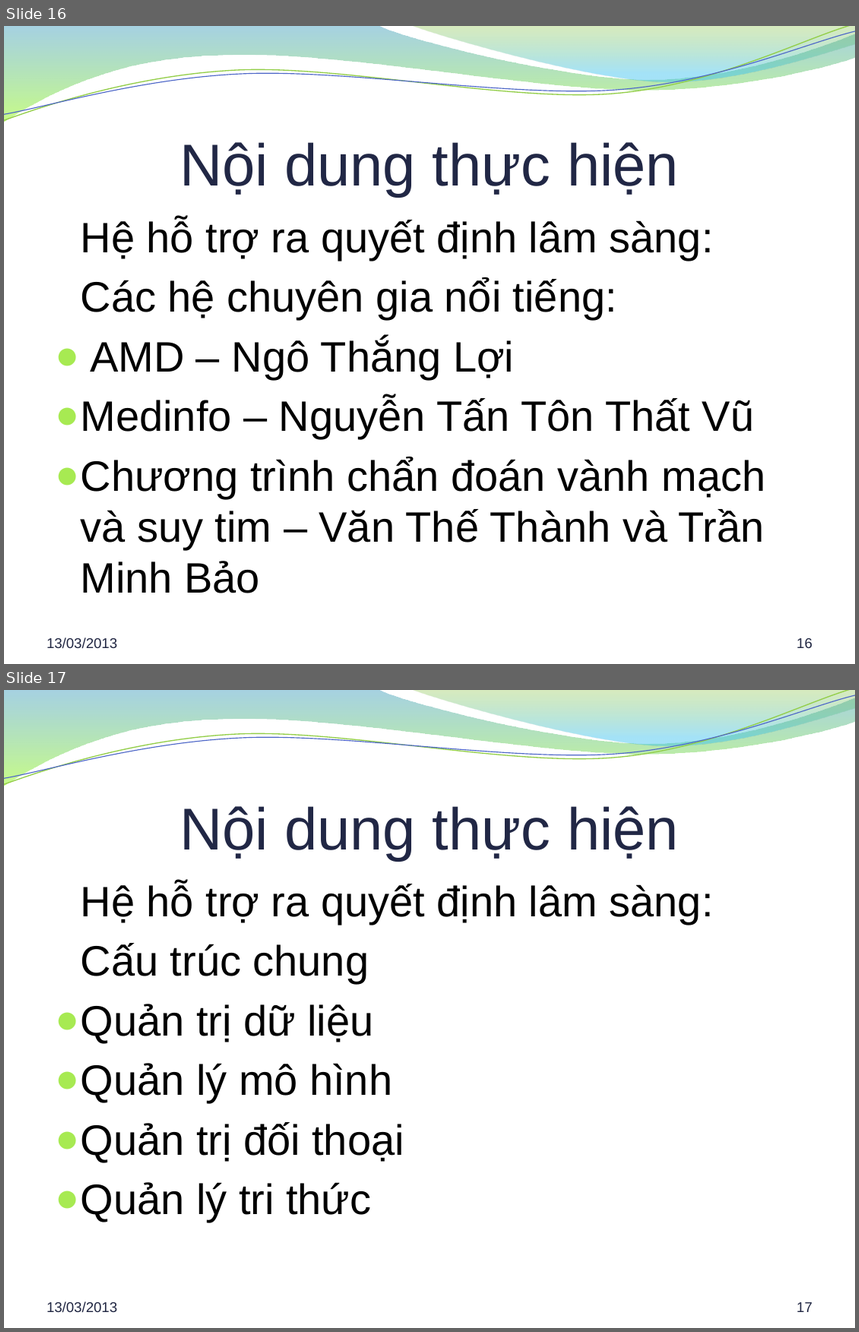
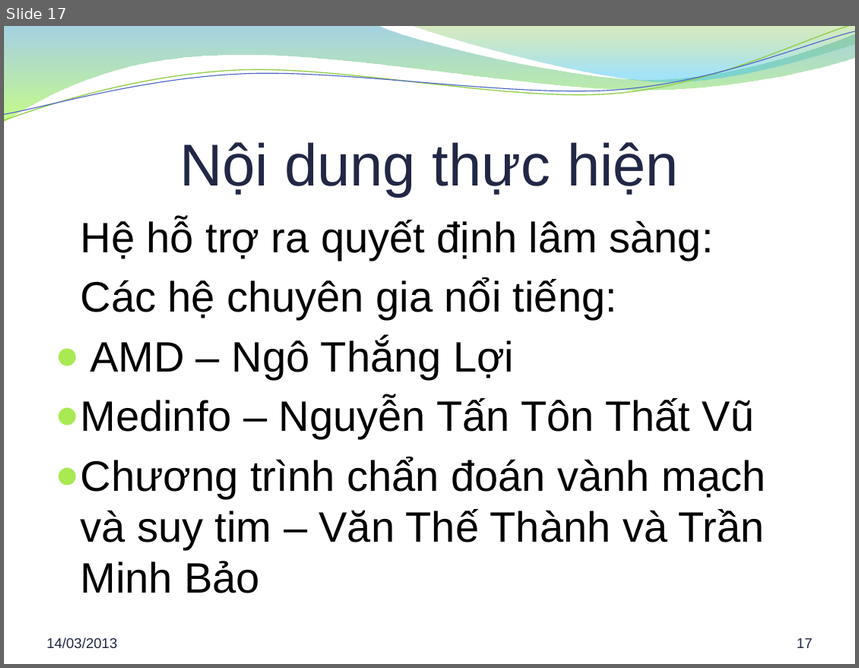
Before and after one commit to hung94it/benhvien, a slide deck: Diabetes/Documents/Report/Bao cao khoa luan.pptx. Shown one above the other, each under a label of ours: slides 16 and 17 before the commit, slide 17 after it. The pictures are 859x1332 and 859x668 pixels, drawn with LibreOffice and Linux fonts; fonts in the diff are those of the drawing; background and template pictures are left out. Boxes give left, top, right and bottom in pixels: in the first picture for what was removed or moved away, otherwise in the second. Text is boxed around its words. In the diff, an @@ line names an element or a change of style, - is before the commit and + after.

```diff
--- a/Diabetes/Documents/Report/Bao cao khoa luan.pptx
+++ b/Diabetes/Documents/Report/Bao cao khoa luan.pptx
@@ slide 17 removed at bbox=[4, 690, 855, 1328], background picture (left out); not listed: 4 template elements that a slide beside it also shows @@
@@ title removed at bbox=[180, 806, 679, 861] @@
-Nội dung thực hiện
@@ text removed at bbox=[81, 883, 714, 1222] @@
-Hệ hỗ trợ ra quyết định lâm sàng:
-Cấu trúc chung
-● Quản trị dữ liệu
-● Quản lý mô hình
-● Quản trị đối thoại
-● Quản lý tri thức
@@ text removed at bbox=[47, 1302, 117, 1313] @@
-13/03/2013
@@ page number removed at bbox=[797, 1303, 813, 1312] @@
-17
@@ what was slide 16 is now slide 17 @@
@@ slide 17 changed as well @@
@@ text at bbox=[47, 638, 117, 649]: text changed @@
-13/03/2013
+14/03/2013
@@ page number at bbox=[797, 639, 813, 648]: text changed @@
-16
+17
```
Also in this commit, not shown: 30 other slides changed, 1 slide added, 1 other file.
